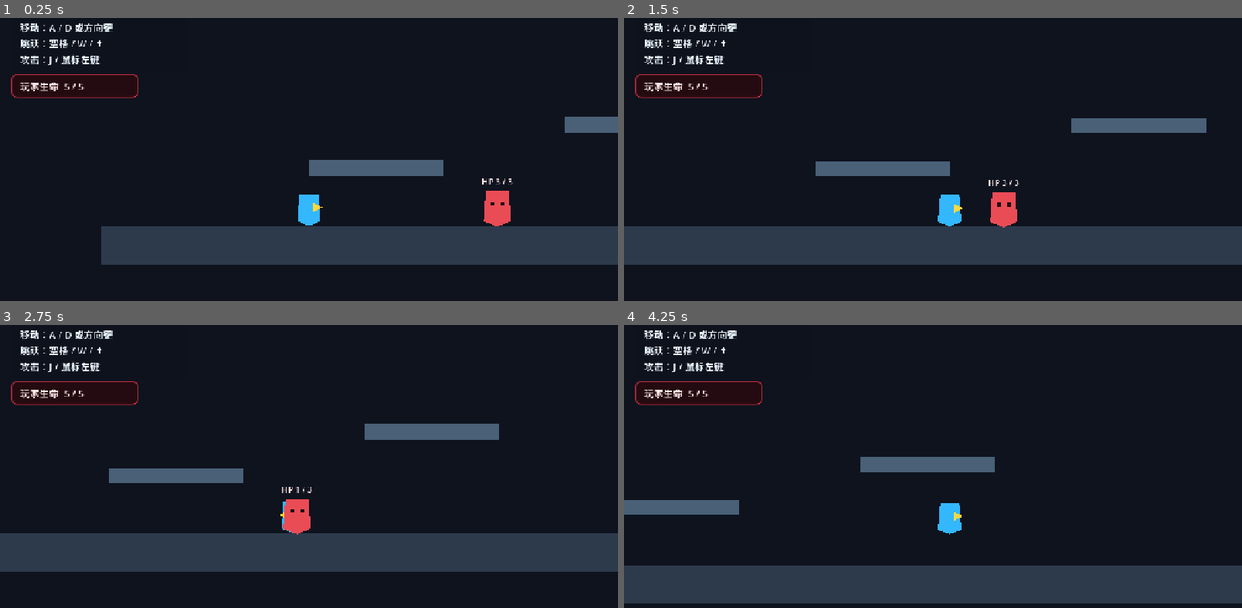
Above: before the commit, frames 1-4 (two rows, left to right).
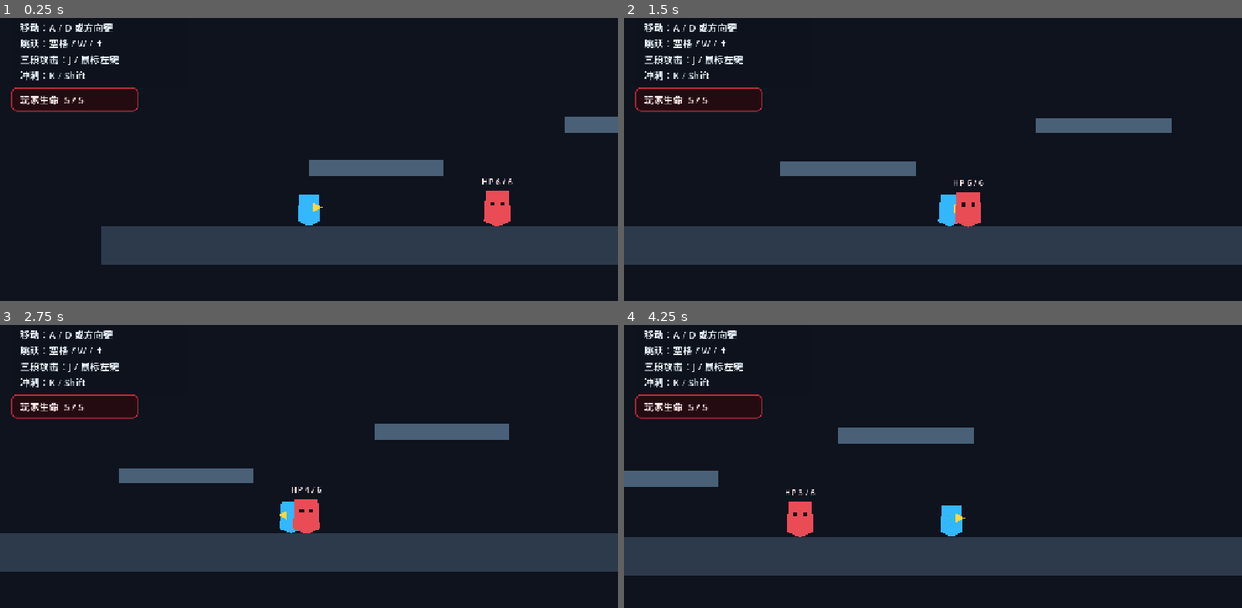
Above: after the commit, the same moments.

Repository: gaoyiyankami/holidaygame
Game: Godot game, scene res://scenes/main/main.tscn
Same seed, same stepped clock (60 frames per second), same inputs: the game is played once before the commit and once after it.
Inputs:
- Up to frame 1 (0.25 s): no input
- Up to frame 2 (1.5 s): tap Enter at 0.5 s; hold D (move_right) from 0.53 s (still down); tap J (attack) at 0.6 s; tap Space (jump) at 0.77 s; tap K (dash, bound only after the commit) at 0.8, 1.35 s
- Up to frame 3 (2.75 s): tap Space (jump) at 1.52 s; tap J (attack) at 1.55, 2.1 s; release D (move_right) at 2.03 s; hold A (move_left) from 2.03 s (still down); tap K (dash, bound only after the commit) at 2.3 s
- Up to frame 4 (4.25 s): release A (move_left) at 2.78 s; hold D (move_right) from 2.78 s (still down); tap K (dash, bound only after the commit) at 2.85, 3.8 s; tap Space (jump) at 3.02, 3.77 s; tap J (attack) at 3.05, 3.6 s

The runs differ from the first frame. In frame 1, 1.2% of the frame differs, in the area x 1-83%, y 12-59%; in frame 2, 3.4%; in frame 3, 2.0%; in frame 4, 26%, in the area x 0-100%, y 12-99%.

Commit message:
Add dash combo attacks and enemy state machine

Diff:
--- a/project.godot
+++ b/project.godot
@@ -47,6 +47,10 @@
 "deadzone": 0.5,
 "events": [Object(InputEventKey,"physical_keycode":74), Object(InputEventMouseButton,"button_index":1)]
 }
+dash={
+"deadzone": 0.5,
+"events": [Object(InputEventKey,"physical_keycode":75), Object(InputEventKey,"physical_keycode":4194325)]
+}
 
 [layer_names]
 
--- a/scenes/enemies/training_dummy.tscn
+++ b/scenes/enemies/training_dummy.tscn
@@ -12,6 +12,7 @@
 collision_layer = 4
 collision_mask = 1
 script = ExtResource("1_enemy")
+max_health = 6
 
 [node name="CollisionShape2D" type="CollisionShape2D" parent="."]
 shape = SubResource("RectangleShape_enemy")
--- a/scenes/main/main.tscn
+++ b/scenes/main/main.tscn
@@ -94,19 +94,19 @@
 offset_left = 24.0
 offset_top = 24.0
 offset_right = 390.0
-offset_bottom = 132.0
+offset_bottom = 160.0
 theme_override_styles/panel = SubResource("StyleBox_panel")
 
 [node name="Label" type="Label" parent="UI/HelpPanel"]
-text = "移动：A / D 或方向键\n跳跃：空格 / W / ↑\n攻击：J / 鼠标左键"
+text = "移动：A / D 或方向键\n跳跃：空格 / W / ↑\n三段攻击：J / 鼠标左键\n冲刺：K / Shift"
 theme_override_colors/font_color = Color(0.92, 0.96, 1, 1)
 theme_override_font_sizes/font_size = 20
 
 [node name="HealthPanel" type="PanelContainer" parent="UI"]
 offset_left = 24.0
-offset_top = 148.0
+offset_top = 176.0
 offset_right = 286.0
-offset_bottom = 198.0
+offset_bottom = 226.0
 theme_override_styles/panel = SubResource("StyleBox_health")
 
 [node name="HealthLabel" type="Label" parent="UI/HealthPanel"]
--- a/scenes/player/player.tscn
+++ b/scenes/player/player.tscn
@@ -29,6 +29,11 @@
 polygon = PackedVector2Array(8, -14, 28, -4, 8, 6)
 color = Color(1, 0.85, 0.25, 1)
 
+[node name="DashVisual" type="Polygon2D" parent="Visual"]
+visible = false
+polygon = PackedVector2Array(-92, -25, -20, -20, -20, 20, -92, 25, -58, 0)
+color = Color(0.2, 0.82, 1, 0.38)
+
 [node name="AttackArea" type="Area2D" parent="Visual"]
 position = Vector2(52, 0)
 collision_layer = 0
--- a/scripts/enemies/training_dummy.gd
+++ b/scripts/enemies/training_dummy.gd
@@ -1,5 +1,15 @@
 class_name TrainingDummy
 extends CharacterBody2D
+
+enum State {
+	IDLE,
+	CHASE,
+	WINDUP,
+	ATTACK,
+	RECOVERY,
+	HURT,
+	DEAD,
+}
 
 @export var max_health: int = 3
 @export var knockback_speed: float = 340.0
@@ -12,14 +22,13 @@
 @export var attack_windup: float = 0.28
 @export var attack_duration: float = 0.16
 @export var attack_cooldown: float = 1.0
+@export var hurt_duration: float = 0.2
 
 var _health: int
 var _gravity: float = 1600.0
-var _is_dead: bool = false
 var _target: Player
-var _attack_windup_timer: float = 0.0
-var _attack_timer: float = 0.0
-var _attack_cooldown_timer: float = 0.0
+var _state: State = State.IDLE
+var _state_timer: float = 0.0
 var _attack_has_hit: bool = false
 var _flash_tween: Tween
 
@@ -41,60 +50,92 @@
 	if not is_on_floor():
 		velocity.y += _gravity * delta
 
-	_attack_cooldown_timer = maxf(_attack_cooldown_timer - delta, 0.0)
-	if not _is_dead:
-		_update_ai(delta)
+	_update_state(delta)
 	move_and_slide()
 
 
-func _update_ai(delta: float) -> void:
+func _update_state(delta: float) -> void:
+	if _state == State.DEAD:
+		return
+
 	if not is_instance_valid(_target):
 		_target = get_tree().get_first_node_in_group("player") as Player
 		velocity.x = move_toward(velocity.x, 0.0, 900.0 * delta)
 		return
 
-	if _attack_windup_timer > 0.0:
-		velocity.x = move_toward(velocity.x, 0.0, 1200.0 * delta)
-		_attack_windup_timer = maxf(_attack_windup_timer - delta, 0.0)
-		if _attack_windup_timer <= 0.0:
-			_begin_attack_hitbox()
-		return
-
-	if _attack_timer > 0.0:
-		velocity.x = move_toward(velocity.x, 0.0, 1200.0 * delta)
-		_attack_timer = maxf(_attack_timer - delta, 0.0)
-		_try_damage_player()
-		if _attack_timer <= 0.0:
-			_attack_visual.visible = false
-		return
-
-	var distance_to_player := global_position.distance_to(_target.global_position)
-	var horizontal_distance := absf(global_position.x - _target.global_position.x)
-	var direction := signf(_target.global_position.x - global_position.x)
-	if not is_zero_approx(direction):
-		_visual.scale.x = direction
-
-	if horizontal_distance <= attack_range and absf(global_position.y - _target.global_position.y) < 80.0:
-		if _attack_cooldown_timer <= 0.0:
-			_start_attack()
-	elif distance_to_player <= chase_range:
-		velocity.x = direction * move_speed
-	else:
-		velocity.x = move_toward(velocity.x, 0.0, 900.0 * delta)
+	var direction := _face_target()
+	match _state:
+		State.IDLE:
+			velocity.x = move_toward(velocity.x, 0.0, 900.0 * delta)
+			if _can_attack():
+				_change_state(State.WINDUP)
+			elif global_position.distance_to(_target.global_position) <= chase_range:
+				_change_state(State.CHASE)
+		State.CHASE:
+			if _can_attack():
+				_change_state(State.WINDUP)
+			elif global_position.distance_to(_target.global_position) > chase_range:
+				_change_state(State.IDLE)
+			else:
+				velocity.x = direction * move_speed
+		State.WINDUP:
+			_stop_horizontal(delta)
+			_tick_timed_state(delta, State.ATTACK)
+		State.ATTACK:
+			_stop_horizontal(delta)
+			_try_damage_player()
+			_tick_timed_state(delta, State.RECOVERY)
+		State.RECOVERY:
+			_stop_horizontal(delta)
+			_tick_timed_state(delta, State.IDLE)
+		State.HURT:
+			velocity.x = move_toward(velocity.x, 0.0, 520.0 * delta)
+			_tick_timed_state(delta, State.IDLE)
 
 
-func _start_attack() -> void:
-	_attack_windup_timer = attack_windup
-	_attack_cooldown_timer = attack_cooldown
-	_body_visual.modulate = Color(1.0, 0.75, 0.3, 1.0)
+func _change_state(next_state: State) -> void:
+	_state = next_state
+	_attack_visual.visible = false
+	_body_visual.modulate = Color.WHITE
+
+	match _state:
+		State.WINDUP:
+			_state_timer = attack_windup
+			_body_visual.modulate = Color(1.0, 0.72, 0.25, 1.0)
+		State.ATTACK:
+			_state_timer = attack_duration
+			_attack_has_hit = false
+			_attack_visual.visible = true
+			_try_damage_player()
+		State.RECOVERY:
+			_state_timer = attack_cooldown
+			_body_visual.modulate = Color(0.72, 0.72, 0.72, 1.0)
+		State.HURT:
+			_state_timer = hurt_duration
+		State.DEAD:
+			_state_timer = 0.0
 
 
-func _begin_attack_hitbox() -> void:
-	_attack_timer = attack_duration
-	_attack_has_hit = false
-	_attack_visual.visible = true
-	_body_visual.modulate = Color.WHITE
-	_try_damage_player()
+func _tick_timed_state(delta: float, next_state: State) -> void:
+	_state_timer = maxf(_state_timer - delta, 0.0)
+	if _state_timer <= 0.0:
+		_change_state(next_state)
+
+
+func _face_target() -> float:
+	var direction := signf(_target.global_position.x - global_position.x)
+	if not is_zero_approx(direction) and _state not in [State.HURT, State.DEAD]:
+		_visual.scale.x = direction
+	return direction
+
+
+func _can_attack() -> bool:
+	return absf(global_position.x - _target.global_position.x) <= attack_range \
+		and absf(global_position.y - _target.global_position.y) < 80.0
+
+
+func _stop_horizontal(delta: float) -> void:
+	velocity.x = move_toward(velocity.x, 0.0, 1200.0 * delta)
 
 
 func _try_damage_player() -> void:
@@ -108,13 +149,10 @@
 
 
 func take_damage(amount: int, source_position: Vector2) -> void:
-	if _is_dead:
+	if _state == State.DEAD:
 		return
 
 	_health = maxi(_health - amount, 0)
-	_attack_windup_timer = 0.0
-	_attack_timer = 0.0
-	_attack_visual.visible = false
 	var knockback_direction := signf(global_position.x - source_position.x)
 	if is_zero_approx(knockback_direction):
 		knockback_direction = 1.0
@@ -125,6 +163,8 @@
 
 	if _health <= 0:
 		_die()
+	else:
+		_change_state(State.HURT)
 
 
 func _flash_on_hit() -> void:
@@ -141,8 +181,7 @@
 
 
 func _die() -> void:
-	_is_dead = true
-	_attack_visual.visible = false
+	_change_state(State.DEAD)
 	collision_layer = 0
 	collision_mask = 0
 	_health_label.text = "击败！"
--- a/scripts/player/player.gd
+++ b/scripts/player/player.gd
@@ -18,8 +18,12 @@
 
 @export_category("Combat")
 @export var attack_damage: int = 1
-@export var attack_duration: float = 0.16
-@export var attack_cooldown: float = 0.32
+@export var combo_reset_time: float = 0.5
+
+@export_category("Dash")
+@export var dash_speed: float = 760.0
+@export var dash_duration: float = 0.16
+@export var dash_cooldown: float = 0.65
 
 @export_category("Health")
 @export var max_health: int = 5
@@ -33,6 +37,12 @@
 var _jump_buffer_timer: float = 0.0
 var _attack_timer: float = 0.0
 var _attack_cooldown_timer: float = 0.0
+var _combo_reset_timer: float = 0.0
+var _combo_step: int = 0
+var _combo_queued: bool = false
+var _dash_timer: float = 0.0
+var _dash_cooldown_timer: float = 0.0
+var _dash_direction: float = 1.0
 var _invincibility_timer: float = 0.0
 var _hurt_lock_timer: float = 0.0
 var _is_dead: bool = false
@@ -43,6 +53,7 @@
 @onready var _body_visual: Polygon2D = $Visual/Body
 @onready var _attack_area: Area2D = $Visual/AttackArea
 @onready var _slash_visual: Polygon2D = $Visual/AttackArea/SlashVisual
+@onready var _dash_visual: Polygon2D = $Visual/DashVisual
 
 
 func _ready() -> void:
@@ -53,19 +64,28 @@
 
 func _physics_process(delta: float) -> void:
 	_update_timers(delta)
-	_apply_gravity(delta)
-	if not _is_dead and _hurt_lock_timer <= 0.0:
+	if _dash_timer > 0.0:
+		_update_dash(delta)
+	elif not _is_dead and _hurt_lock_timer <= 0.0:
+		_apply_gravity(delta)
 		_handle_horizontal_movement(delta)
 		_handle_jump()
 		_handle_attack(delta)
-	elif _is_dead:
-		velocity.x = move_toward(velocity.x, 0.0, friction * delta)
+		_handle_dash()
+	else:
+		_apply_gravity(delta)
+		if _is_dead:
+			velocity.x = move_toward(velocity.x, 0.0, friction * delta)
 	move_and_slide()
 
 
 func _update_timers(delta: float) -> void:
 	_invincibility_timer = maxf(_invincibility_timer - delta, 0.0)
 	_hurt_lock_timer = maxf(_hurt_lock_timer - delta, 0.0)
+	_dash_cooldown_timer = maxf(_dash_cooldown_timer - delta, 0.0)
+	_combo_reset_timer = maxf(_combo_reset_timer - delta, 0.0)
+	if _combo_reset_timer <= 0.0 and _attack_timer <= 0.0:
+		_combo_step = 0
 
 	if is_on_floor():
 		_coyote_timer = coyote_time
@@ -108,8 +128,11 @@
 func _handle_attack(delta: float) -> void:
 	_attack_cooldown_timer = maxf(_attack_cooldown_timer - delta, 0.0)
 
-	if Input.is_action_just_pressed("attack") and _attack_cooldown_timer <= 0.0:
-		_start_attack()
+	if Input.is_action_just_pressed("attack"):
+		if _attack_timer > 0.0 and _combo_step < 3:
+			_combo_queued = true
+		elif _attack_timer <= 0.0 and _attack_cooldown_timer <= 0.0:
+			_start_attack((_combo_step % 3) + 1)
 
 	if _attack_timer <= 0.0:
 		return
@@ -119,13 +142,23 @@
 
 	if _attack_timer <= 0.0:
 		_slash_visual.visible = false
-
-
-func _start_attack() -> void:
-	_attack_timer = attack_duration
-	_attack_cooldown_timer = attack_cooldown
+		if _combo_queued and _combo_step < 3:
+			_combo_queued = false
+			_start_attack(_combo_step + 1)
+		else:
+			_combo_queued = false
+			_attack_cooldown_timer = 0.12 if _combo_step < 3 else 0.26
+			_combo_reset_timer = combo_reset_time
+
+
+func _start_attack(step: int) -> void:
+	_combo_step = step
+	_attack_timer = _get_attack_duration(step)
 	_hit_targets.clear()
 	_slash_visual.visible = true
+	_slash_visual.scale = Vector2(0.9 + step * 0.12, 0.82 + step * 0.08)
+	_slash_visual.color = Color(1.0, 0.82 - step * 0.08, 0.2, 0.78)
+	_attack_area.position.x = 48.0 + step * 5.0
 
 
 func _damage_overlapping_enemies() -> void:
@@ -135,7 +168,45 @@
 			continue
 		if body.has_method("take_damage"):
 			_hit_targets[target_id] = true
-			body.take_damage(attack_damage, global_position)
+			var damage := attack_damage * (2 if _combo_step == 3 else 1)
+			body.take_damage(damage, global_position)
+
+
+func _get_attack_duration(step: int) -> float:
+	match step:
+		1:
+			return 0.15
+		2:
+			return 0.17
+		_:
+			return 0.23
+
+
+func _handle_dash() -> void:
+	if not Input.is_action_just_pressed("dash") or _dash_cooldown_timer > 0.0:
+		return
+
+	var input_direction := Input.get_axis("move_left", "move_right")
+	_dash_direction = input_direction if not is_zero_approx(input_direction) else signf(_visual.scale.x)
+	if is_zero_approx(_dash_direction):
+		_dash_direction = 1.0
+	_visual.scale.x = _dash_direction
+	_dash_timer = dash_duration
+	_dash_cooldown_timer = dash_cooldown
+	_invincibility_timer = maxf(_invincibility_timer, dash_duration)
+	_attack_timer = 0.0
+	_combo_queued = false
+	_slash_visual.visible = false
+	_dash_visual.visible = true
+	velocity = Vector2(_dash_direction * dash_speed, 0.0)
+
+
+func _update_dash(delta: float) -> void:
+	_dash_timer = maxf(_dash_timer - delta, 0.0)
+	velocity = Vector2(_dash_direction * dash_speed, 0.0)
+	if _dash_timer <= 0.0:
+		_dash_visual.visible = false
+		velocity.x *= 0.45
 
 
 func take_damage(amount: int, source_position: Vector2) -> void:
@@ -146,7 +217,10 @@
 	_invincibility_timer = invincibility_duration
 	_hurt_lock_timer = hurt_lock_duration
 	_attack_timer = 0.0
+	_combo_queued = false
+	_dash_timer = 0.0
 	_slash_visual.visible = false
+	_dash_visual.visible = false
 
 	var knockback_direction := signf(global_position.x - source_position.x)
 	if is_zero_approx(knockback_direction):
Not shown, changed: README.md
